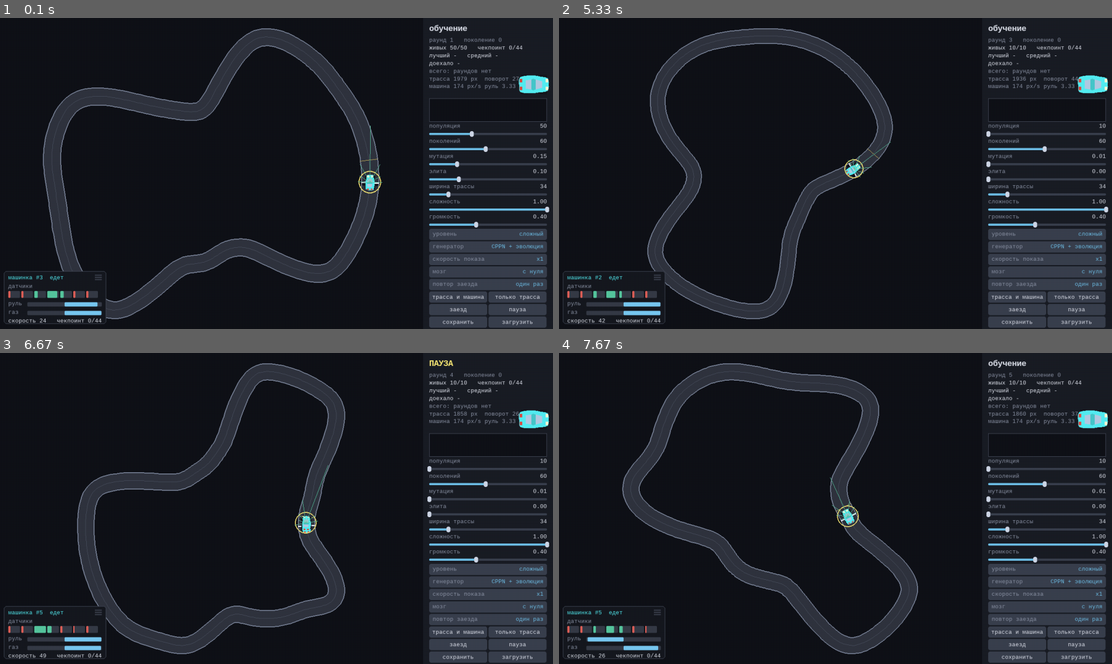
Above: before the commit, frames 1-4 (two rows, left to right).
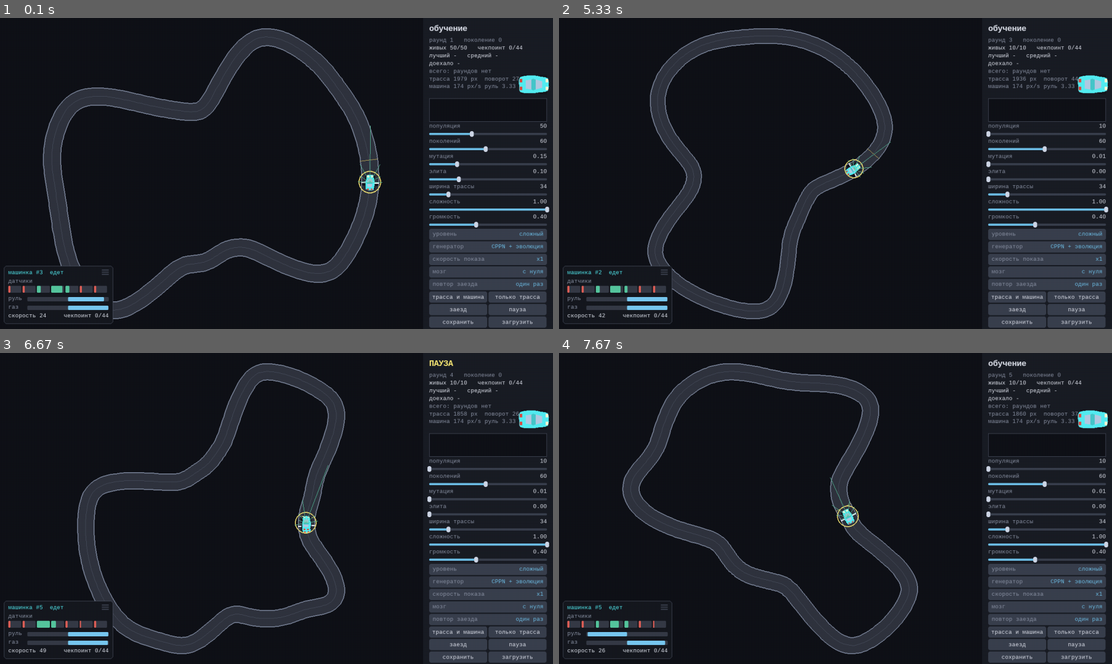
Above: after the commit, the same moments.

Repository: ALEXalesha/AiCar
Game: pygame game, started from main.py
Same seed, same stepped clock (60 frames per second), same inputs: the game is played once before the commit and once after it.
Inputs (mouse positions are in pixels of both pictures, inside the frame that each line leads up to):
- Up to frame 1 (0.1 s): no input
- Up to frame 2 (5.33 s): click (835, 173) at 0.38 s; tap Space at 0.67, 1.4, 1.7, 1.9, 3.9, 4.2, 5.07 s; press the mouse at (1045, 161) at 1.03 s; move the mouse to (984, 145) at 1.13 s; release the mouse at (923, 129) at 1.27 s; click "загрузить" at 2.22 s; press the mouse at (1045, 235) at 2.53 s; move the mouse to (1012, 189) at 2.63 s; release the mouse at (973, 145) at 2.77 s; click (890, 58) at 2.88 s; click (912, 145) at 3.22 s; press the mouse at (1045, 173) at 3.53 s; move the mouse to (973, 189) at 3.63 s; release the mouse at (896, 201) at 3.77 s; tap T at 3.98, 5.15 s; click (912, 192) at 4.38 s; press the mouse at (1045, 129) at 4.7 s; move the mouse to (979, 198) at 4.8 s; release the mouse at (912, 266) at 4.93 s
- Up to frame 3 (6.67 s): tap Space at 5.37, 5.97, 6.3, 6.6 s; click (420, 408) at 5.62 s; tap T at 6.38 s
- Up to frame 4 (7.67 s): click (741, 440) at 6.72 s; tap Space at 7.07, 7.47 s; tap T at 7.55 s

The runs differ from the first frame. In frame 1, 1.8% of the frame differs, in the area x 0-21%, y 79-99%; in frame 2, 1.8%; in frame 3, 1.8%; in frame 4, 1.7%.

Commit message:
Окошко телеметрии не вмещало собственное содержимое
По скриншоту от игрока: нижняя строка упиралась в правую границу.
Замер показал, что это не краевой случай - вылезало всегда, при любых
реальных числах: 224-240 пикселей при доступных 216.

Строка склеивалась из двух полей тремя пробелами, а ширина окошка была
взята на глаз. Теперь скорость прижата влево, чекпоинт вправо к той же
вертикали, где кончаются полоски руля и газа; обе половины пропущены
через fit_text. Выравнивание по краям заодно убирает дёрганье правого
поля при смене длины скорости.

Размеры пересчитаны от содержимого: 236x122 -> 252x134. Внутренние
отступы теперь считаются от box.width, а не от константы HUD_W -
draw_telemetry получает прямоугольник аргументом, значит содержимое
обязано следовать за ним.

Новое свойство в stress.py нашло вторую поломку, которой не было видно
на скриншоте: последняя строка вылезала вниз на четыре пикселя. Свойство
попиксельное - окошко рисуется на однотонной подложке и проверяется, что
за его границами нет чужих точек, поэтому ловит любое переполнение.

fit_text переехала из ui.py в render.py: нужна обоим, а стрелка импорта
идёт ui -> render.

Три теста в test_render.py прогнаны по сломанной версии и на ней падают.
Первый вариант теста на выравнивание был негодным - искал "всё, что не
цвет поля", а фон окошка тоже не цвет поля, поэтому проходил при любой
раскладке.

264 теста, 23 268 случайных проверок - чисто.

Co-Authored-By: Claude Opus 5 <noreply@anthropic.com>

Diff:
--- a/main.py
+++ b/main.py
@@ -341,7 +341,7 @@
 
         def line(text, colour=render.TEXT, step=18):
             nonlocal y
-            shown = ui.fit_text(self.font, text, width)
+            shown = render.fit_text(self.font, text, width)
             self.screen.blit(self.font.render(shown, True, colour), (x, y))
             y += step
 
--- a/render.py
+++ b/render.py
@@ -27,7 +27,8 @@
 
 PATH_WIDTH = 2
 
-HUD_W, HUD_H, HUD_PAD = 236, 122, 12
+HUD_W, HUD_H, HUD_PAD = 252, 134, 12
+GRIP_W, HUD_GAP = 16, 12
 HUD_BG = (22, 25, 32)
 BAR_BG = (54, 59, 71)
 BAR_NEAR = (222, 96, 88)
@@ -172,6 +173,15 @@
                          border_radius=2)
 
 
+def fit_text(font, text, width, tail="…"):
+    if font is None or font.size(text)[0] <= width:
+        return text
+    trimmed = text
+    while trimmed and font.size(trimmed + tail)[0] > width:
+        trimmed = trimmed[:-1]
+    return trimmed + tail
+
+
 def hud_rect(view):
     return pygame.Rect(view.left + HUD_PAD, view.bottom - HUD_H - HUD_PAD, HUD_W, HUD_H)
 
@@ -181,16 +191,18 @@
     pygame.draw.rect(surf, MIDLINE, box, 1, border_radius=6)
 
     x, y = box.left + 10, box.top + 8
+    inner = box.width - 20
     state = "едет" if watch["alive"] else ("финиш" if watch["finished"] else "разбилась")
-    surf.blit(font.render(f"машинка #{watch['index']}  {state}", True, veh.color), (x, y))
-    grip = pygame.Rect(box.right - 26, box.top + 8, 16, 3)
+    title = fit_text(font, f"машинка #{watch['index']}  {state}", inner - GRIP_W)
+    surf.blit(font.render(title, True, veh.color), (x, y))
+    grip = pygame.Rect(box.right - 10 - GRIP_W, box.top + 8, GRIP_W, 3)
     for row in range(3):
         pygame.draw.rect(surf, BAR_BG, grip.move(0, row * 5))
     y += 20
 
     surf.blit(font.render("датчики", True, TEXT_DIM), (x, y))
     y += 18
-    slot = (HUD_W - 20) // cfg.N_RAYS
+    slot = inner // cfg.N_RAYS
     for i, value in enumerate(watch["rays"]):
         share = float(np.clip(value, 0.0, 1.0))
         colour = BAR_NEAR if share < 0.25 else BAR_FAR
@@ -203,11 +215,13 @@
                                  ("газ", watch["throttle"],
                                   BAR_GAS if watch["throttle"] >= 0 else BAR_BRAKE)):
         surf.blit(font.render(label, True, TEXT_DIM), (x, y - 2))
-        _bar(surf, pygame.Rect(x + 44, y + 2, HUD_W - 64, 10), float(value), colour, centred=True)
+        _bar(surf, pygame.Rect(x + 44, y + 2, inner - 44, 10), float(value), colour, centred=True)
         y += 20
 
-    surf.blit(font.render(f"скорость {watch['speed']:.0f}   чекпоинт {watch['cp']}",
-                          True, TEXT), (x, y - 2))
+    left = fit_text(font, f"скорость {watch['speed']:.0f}", inner)
+    right = fit_text(font, f"чекпоинт {watch['cp']}", inner - font.size(left)[0] - HUD_GAP)
+    surf.blit(font.render(left, True, TEXT), (x, y - 2))
+    surf.blit(font.render(right, True, TEXT), (box.right - 10 - font.size(right)[0], y - 2))
 
 
 def draw_car_badge(surf, veh, at, scale, angle=0.0):
--- a/stress.py
+++ b/stress.py
@@ -859,29 +859,60 @@
 @check("панель: любой текст обрезается по ширине")
 def _(rng):
     import pygame
-    import ui
+    import render
     pygame.init()
     font = pygame.font.SysFont("consolas", int(rng.integers(9, 24)))
     width = int(rng.integers(20, 400))
     alphabet = "абвгдеёжзиклмнопрстуфхцчшщыэюя 0123456789"
     text = "".join(rng.choice(list(alphabet), int(rng.integers(0, 200))))
-    assert font.size(ui.fit_text(font, text, width))[0] <= width
+    assert font.size(render.fit_text(font, text, width))[0] <= width
 
 
 @check("панель: короткий текст не трогается")
 def _(rng):
     import pygame
-    import ui
+    import render
     pygame.init()
     font = pygame.font.SysFont("consolas", 15)
     text = "".join(rng.choice(list("абвгд "), int(rng.integers(0, 8))))
-    assert ui.fit_text(font, text, 400) == text
+    assert render.fit_text(font, text, 400) == text
+
+
+@check("телеметрия: ничего не выходит за окошко")
+def _(rng):
+    import pygame
+    import render
+    pygame.init()
+    font = pygame.font.SysFont("consolas", 15)
+    box = pygame.Rect(30, 30, render.HUD_W, render.HUD_H)
+    surf = pygame.Surface((box.width + 60, box.height + 60))
+    OUTSIDE = (255, 0, 255)
+    surf.fill(OUTSIDE)
+
+    veh = car.random_car(rng)
+    watch = {
+        "index": int(rng.integers(0, 1000)),
+        "alive": bool(rng.integers(0, 2)),
+        "finished": bool(rng.integers(0, 2)),
+        "rays": rng.uniform(0.0, 1.0, cfg.N_RAYS),
+        "speed": float(rng.uniform(0.0, 100000.0)),
+        "steer": float(rng.uniform(-1.0, 1.0)),
+        "throttle": float(rng.uniform(-1.0, 1.0)),
+        "cp": f"{int(rng.integers(0, 100000))}/{int(rng.integers(0, 100000))}",
+    }
+    render.draw_telemetry(surf, box, font, veh, watch)
+
+    pixels = pygame.surfarray.array3d(surf)
+    outside = np.ones(pixels.shape[:2], dtype=bool)
+    outside[box.left:box.right, box.top:box.bottom] = False
+    painted = np.any(pixels != np.array(OUTSIDE), axis=2) & outside
+    assert not painted.any(), f"краска за окошком в {np.argwhere(painted)[0].tolist()}"
 
 
 @check("сохранения: строка итогов влезает в панель после обрезки")
 def _(rng):
     import pygame
-    import ui
+    import render
     pygame.init()
     font = pygame.font.SysFont("consolas", 15)
     rounds = int(rng.integers(0, 1000000))
@@ -889,7 +920,7 @@
                   finished=int(rng.integers(0, rounds + 1)),
                   best_time=float(rng.uniform(0.0, 100000.0)))
     width = cfg.PANEL_W - 28
-    assert font.size(ui.fit_text(font, stats.summary(totals), width))[0] <= width
+    assert font.size(render.fit_text(font, stats.summary(totals), width))[0] <= width
 
 
 # ---------------------------------------------------------------- прогон
--- a/tests/test_render.py
+++ b/tests/test_render.py
@@ -87,3 +87,66 @@
     before = np.linalg.norm(shape[0] - shape[1])
     after = np.linalg.norm(moved[0] - moved[1])
     assert abs(before - after) < 1e-9
+
+
+def telemetry_box(watch, colour=(255, 0, 255)):
+    import os
+
+    os.environ.setdefault("SDL_VIDEODRIVER", "dummy")
+    import car
+
+    pygame.init()
+    font = pygame.font.SysFont("consolas", 15)
+    box = pygame.Rect(30, 30, render.HUD_W, render.HUD_H)
+    surf = pygame.Surface((box.width + 60, box.height + 60))
+    surf.fill(colour)
+    render.draw_telemetry(surf, box, font, car.random_car(np.random.default_rng(0)), watch)
+
+    pixels = pygame.surfarray.array3d(surf)
+    outside = np.ones(pixels.shape[:2], dtype=bool)
+    outside[box.left:box.right, box.top:box.bottom] = False
+    return np.any(pixels != np.array(colour), axis=2) & outside
+
+
+def watching(**over):
+    base = dict(index=13, alive=True, finished=False,
+                rays=np.full(7, 0.5), speed=208.0, steer=0.3, throttle=0.6, cp="2/44")
+    base.update(over)
+    return base
+
+
+def test_the_telemetry_stays_inside_its_box():
+    assert not telemetry_box(watching()).any()
+
+
+def test_the_telemetry_stays_inside_for_the_longest_values():
+    longest = watching(index=999999, alive=False, finished=False,
+                       speed=999999.0, cp="999999/999999")
+    assert not telemetry_box(longest).any()
+
+
+def bottom_line_right_edge(speed):
+    """Правый край нижней строки.
+
+    Ищем ровно цвет TEXT: фон окошка и рамка другого цвета, заголовок красится
+    цветом машинки, подписи - TEXT_DIM. Значит единственное, что найдётся - сама
+    строка "скорость ... чекпоинт ...".
+    """
+    import car
+
+    pygame.init()
+    font = pygame.font.SysFont("consolas", 15)
+    box = pygame.Rect(30, 30, render.HUD_W, render.HUD_H)
+    surf = pygame.Surface((box.width + 60, box.height + 60))
+    surf.fill(render.BG)
+    render.draw_telemetry(surf, box, font,
+                          car.random_car(np.random.default_rng(0)), watching(speed=speed))
+
+    text = np.all(pygame.surfarray.array3d(surf) == np.array(render.TEXT), axis=2)
+    assert text.any(), "нижняя строка не нашлась"
+    return int(np.argwhere(text.any(axis=1)).max())
+
+
+def test_the_checkpoint_does_not_move_when_the_speed_changes():
+    edges = {bottom_line_right_edge(speed) for speed in (0.0, 208.0, 99999.0)}
+    assert len(edges) == 1
--- a/tests/test_stats.py
+++ b/tests/test_stats.py
@@ -145,11 +145,11 @@
     import pygame
 
     import config as cfg
-    import ui
+    import render
 
     pygame.init()
     font = pygame.font.SysFont("consolas", 15)
     width = cfg.PANEL_W - 28
     for rounds in (1, 999, 123456):
         totals = dict(stats.EMPTY, rounds=rounds, finished=rounds, best_time=98765.4)
-        assert font.size(ui.fit_text(font, stats.summary(totals), width))[0] <= width
+        assert font.size(render.fit_text(font, stats.summary(totals), width))[0] <= width
--- a/ui.py
+++ b/ui.py
@@ -14,15 +14,6 @@
 ACTIVE = (110, 190, 230)
 KNOB = (206, 214, 230)
 HOVER = (74, 82, 99)
-
-
-def fit_text(font, text, width, tail="…"):
-    if font is None or font.size(text)[0] <= width:
-        return text
-    trimmed = text
-    while trimmed and font.size(trimmed + tail)[0] > width:
-        trimmed = trimmed[:-1]
-    return trimmed + tail
 
 
 class Slider:
Not shown, changed: README.md
Not shown, changed: docs/bug-hunt.md
Not shown, changed: docs/modules/render.md
Not shown, changed: docs/modules/stress.md
Not shown, changed: docs/modules/ui.md
